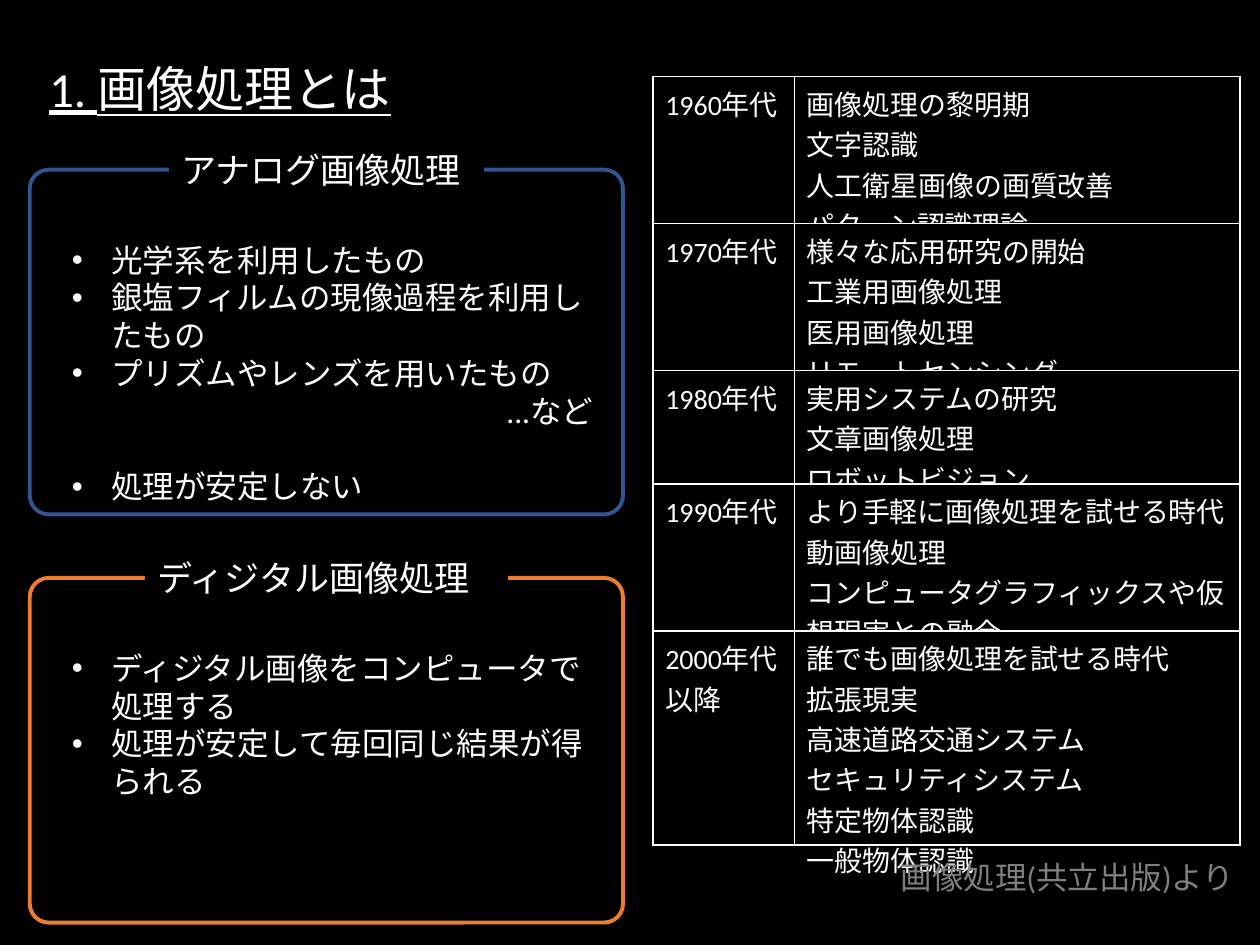
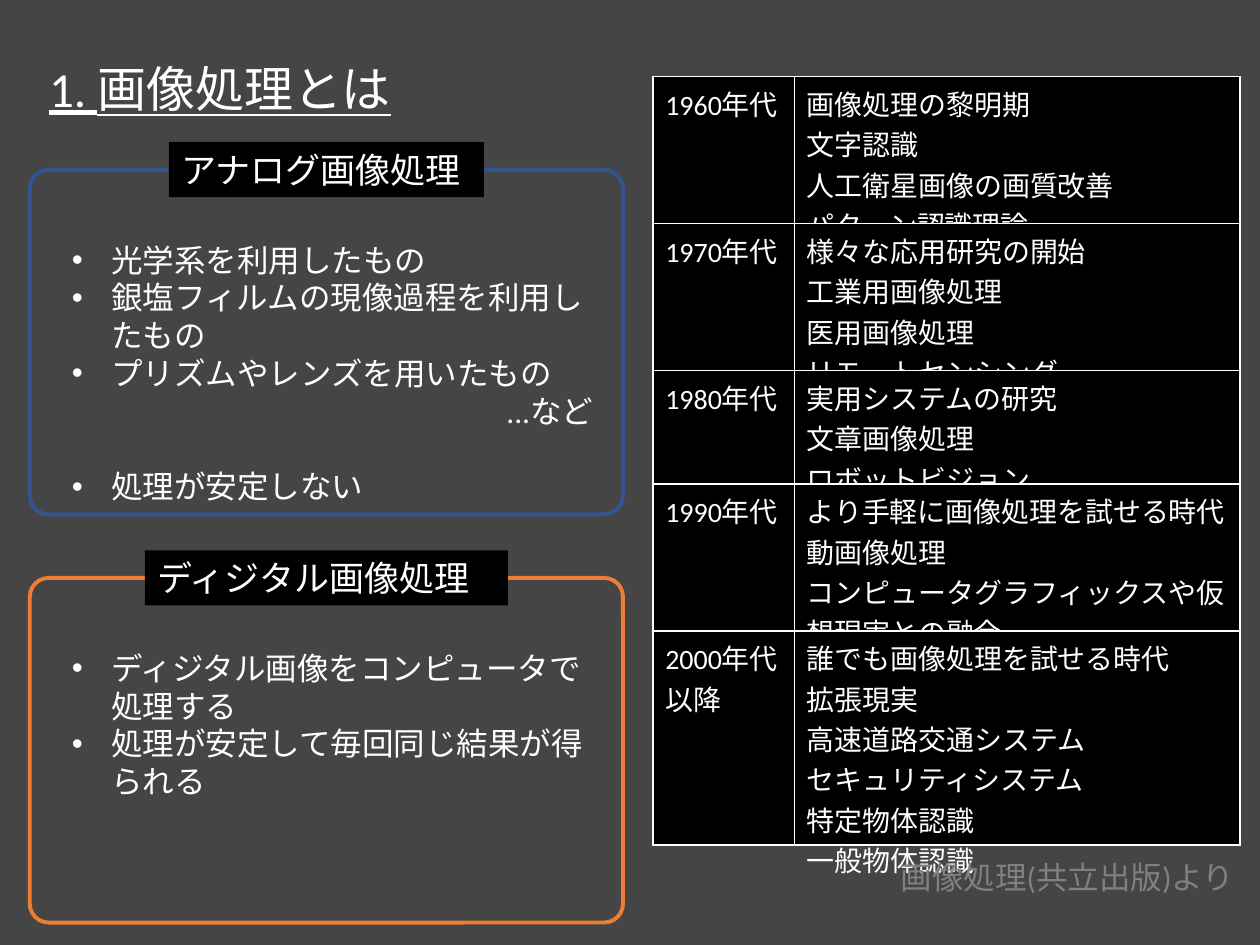
Before and after one commit to rurusasu/Diary, a slide deck: slide 3 of 画像処理.pptx. Drawn at 1260x945 pixels with LibreOffice and Linux fonts; fonts in the diff are those of the drawing. Boxes give left, top, right and bottom in pixels: in the first picture for what was removed or moved away, otherwise in the second. Text is boxed around its words. In the diff, an @@ line names an element or a change of style, - is before the commit and + after.

```diff
--- a/画像処理.pptx
+++ b/画像処理.pptx
@@ background #000000 to #454545 @@
@@ rectangle "アナログ画像処理" resized from (x1=181, y1=153, x2=461, y2=186) to (x1=169, y1=142, x2=484, y2=198) @@
@@ rectangle "ディジタル画像処理" resized from (x1=157, y1=561, x2=469, y2=594) to (x1=145, y1=551, x2=508, y2=606) @@
```
Also in this commit, not shown: 17 other slides changed, 2 slides added, 1 slide removed.
